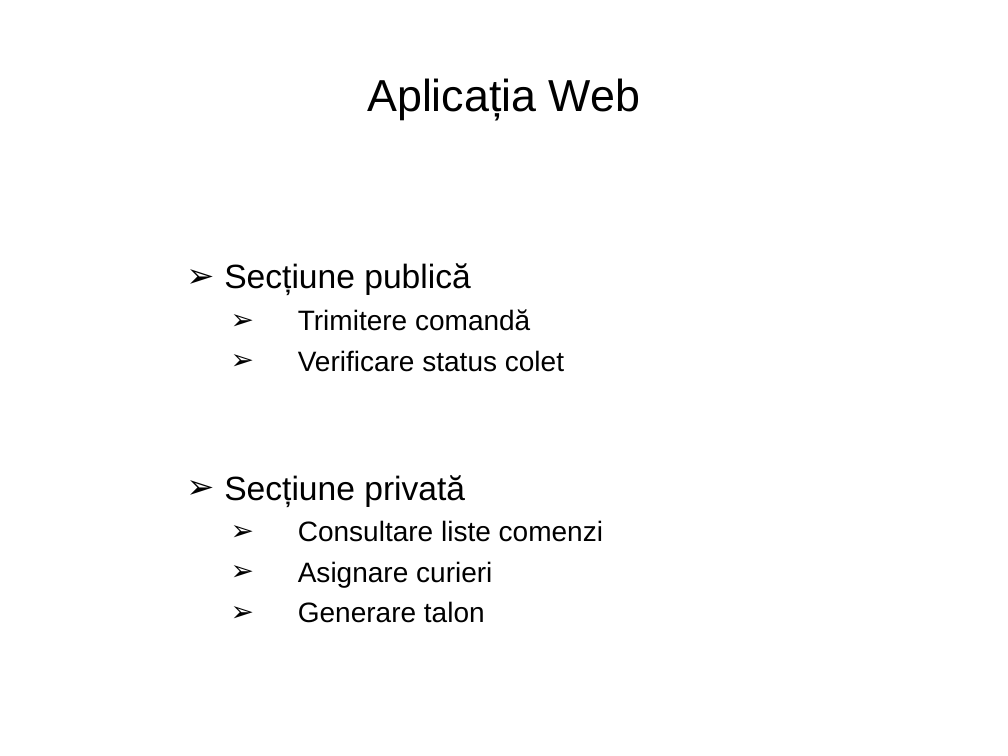
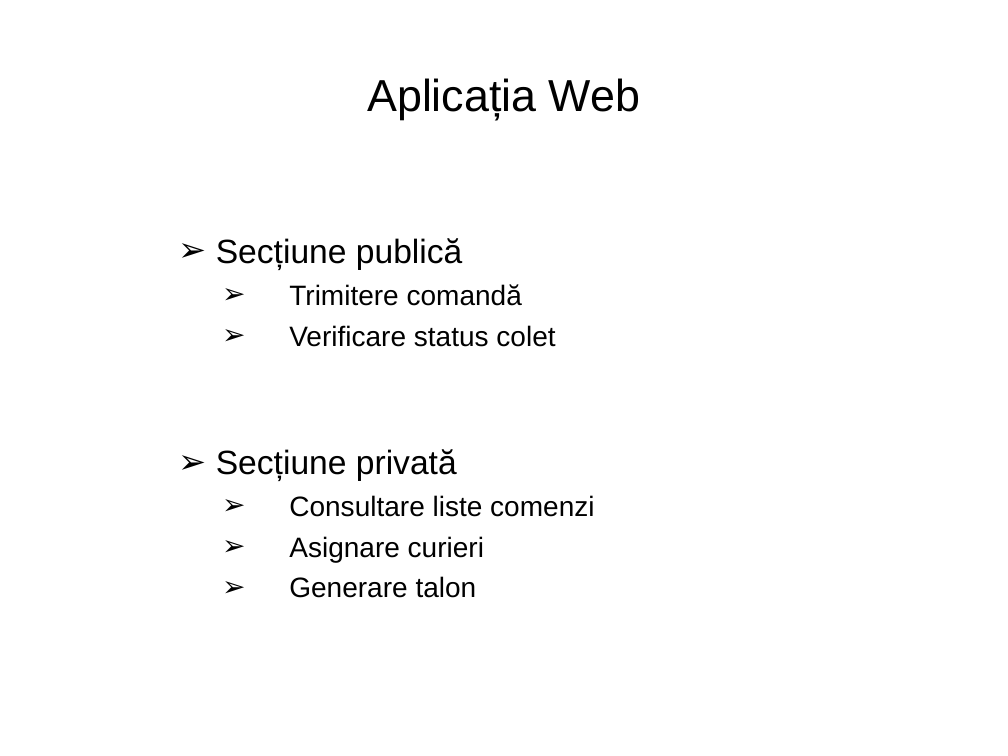
Before and after one commit to lchirvase91/disertatie, a slide deck: slide 8 of documentatie_scris/Disertatie - Prezentare PP Liviu Chirvase.ppt. Drawn at 1008x756 pixels with LibreOffice and Linux fonts; fonts in the diff are those of the drawing; background and template pictures are left out. Boxes give left, top, right and bottom in pixels: in the first picture for what was removed or moved away, otherwise in the second. Text is boxed around its words. In the diff, an @@ line names an element or a change of style, - is before the commit and + after.

```diff
--- a/documentatie_scris/Disertatie - Prezentare PP Liviu Chirvase.ppt
+++ b/documentatie_scris/Disertatie - Prezentare PP Liviu Chirvase.ppt
@@ text "Secțiune publică": place and size @@
-text "Secțiune publică" at box(224, 263, 603, 623)
+text "Secțiune publică" at box(216, 238, 594, 598)
```
Also in this commit, not shown: 2 other slides changed.
